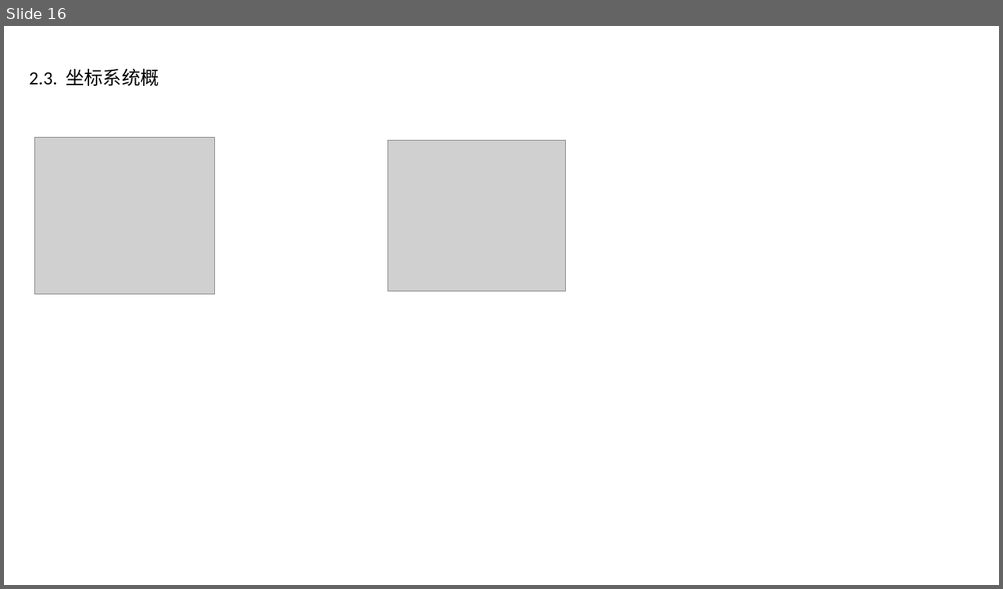
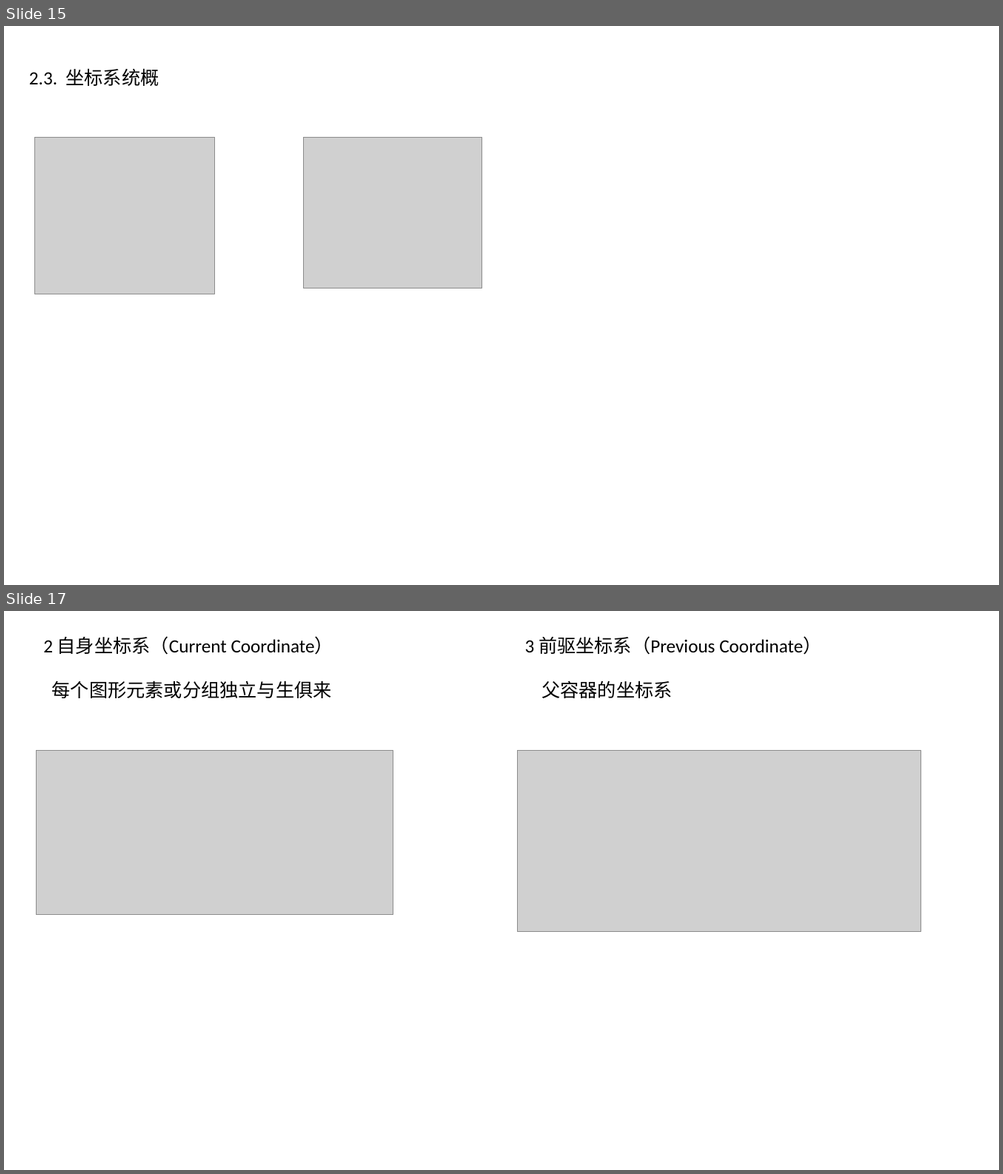
Before and after one commit to lss0928/git_test, a slide deck: svg/走进SVG.pptx. Shown one above the other, each under a label of ours: slide 16 before the commit, slides 15 and 17 after it; the slides between them are not shown. The pictures are 1003x589 and 1003x1174 pixels, drawn with LibreOffice and Linux fonts; fonts in the diff are those of the drawing; grey boxes stand for pictures. Boxes give left, top, right and bottom in pixels: in the first picture for what was removed or moved away, otherwise in the second. Text is boxed around its words. In the diff, an @@ line names an element or a change of style, - is before the commit and + after.

```diff
--- a/svg/走进SVG.pptx
+++ b/svg/走进SVG.pptx
@@ slide 17 added at (4,611,999,1170), background #FFFFFF @@
@@ text added at (43,636,334,698), 18 pt, text #000000 @@
+2 自身坐标系（Current Coordinate）
+每个图形元素或分组独立与生俱来
@@ text added at (525,636,822,698), 18 pt, text #000000 @@
+3 前驱坐标系（Previous Coordinate）
+父容器的坐标系
@@ picture added at (36,751,392,914) @@
@@ picture added at (518,751,920,932) @@
@@ what was slide 16 is now slide 15 @@
@@ slide 15 changed as well @@
@@ picture: place and size @@
-picture at (387,140,566,291)
+picture at (304,137,482,288)
```
Also in this commit, not shown: 15 other slides changed, 15 other slides added, 7 slides removed, 15 other files.
